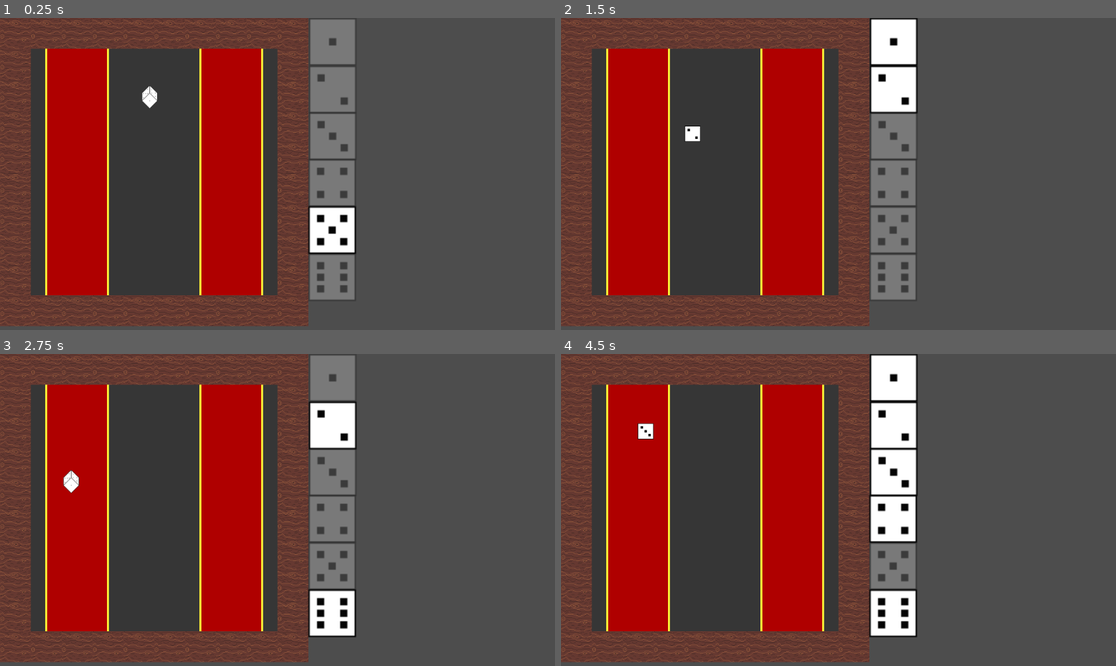
Above: before the commit, frames 1-4 (two rows, left to right).
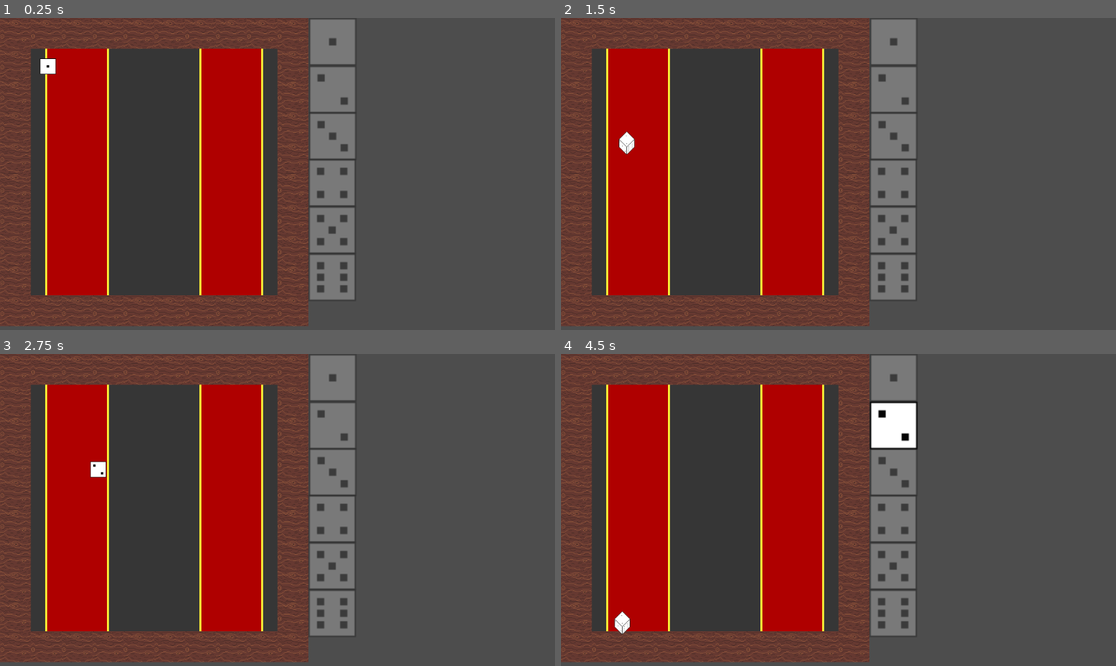
Above: after the commit, the same moments.

Repository: caleb-jo/caveman_dice
Game: Godot game, scene res://main.tscn
The game is run twice, just before and just after one commit, with the same random seed, the same clock (stepped at 60 frames per second) and the same inputs.
Inputs:
- Up to frame 1 (0.25 s): no input
- Up to frame 2 (1.5 s): tap Space (roll) at 0.6, 1.35 s
- Up to frame 3 (2.75 s): tap Space (roll) at 2.1 s
- Up to frame 4 (4.5 s): tap Space (roll) at 2.85, 3.6, 4.35 s

The runs differ from the first frame. In frame 1, 1.5% of the frame differs, in the area x 7-65%, y 12-76%; in frame 2, 2.8%; in frame 3, 2.8%; in frame 4, 5.3%, in the area x 9-65%, y 0-91%.

Commit message:
branch debug mode

Diff:
--- a/die.gd
+++ b/die.gd
@@ -10,7 +10,7 @@
 var board_size_x = 512
 var board_size_y = 512
 var roll_completed
-var roll_time = 0.1
+var roll_time = 1.5
 var die_value
 
 
@@ -27,13 +27,13 @@
 # Called every frame. 'delta' is the elapsed time since the previous frame.
 func _process(delta: float) -> void:
 	#Input.is_action_just_pressed("roll")
-	if true and roll_completed and roll_accepted_bool: #spacebar
+	if Input.is_action_just_pressed("roll") and roll_completed and roll_accepted_bool: #spacebar
 		$WaitTimer.start(roll_time + 1)
 		roll_completed = false
 		roll_die()
 		calculate_trajectory()
 
-	if true and not roll_accepted_bool and is_valid_die_result(str(die_value)):
+	if Input.is_action_just_pressed("roll") and not roll_accepted_bool and is_valid_die_result(str(die_value)):
 		roll_accepted_bool = true
 		#print(roll_completed)
 		#print("emitting signal")
--- a/main.gd
+++ b/main.gd
@@ -28,14 +28,14 @@
 func track_results(i):
 	if i in result_list:
 		print("lose")
-		print(result_list)
+		#print(result_list)
 		new_game()
 	else:
 		result_list.append(i)
 		die_faces[i].modulate.a = 1
 	if len(result_list) == 6:
-		print("win")
-		print(result_list)
+		print("win!")
+		#print(result_list)
 	pass
 
 func win():
